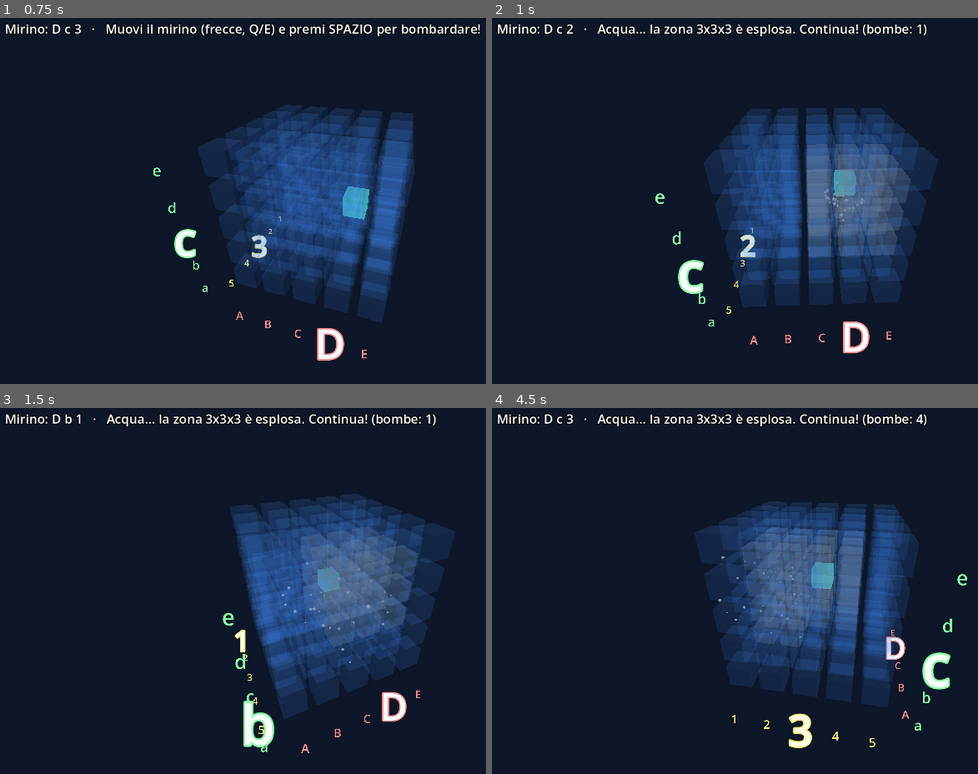
Above: before the commit, frames 1-4 (two rows, left to right).
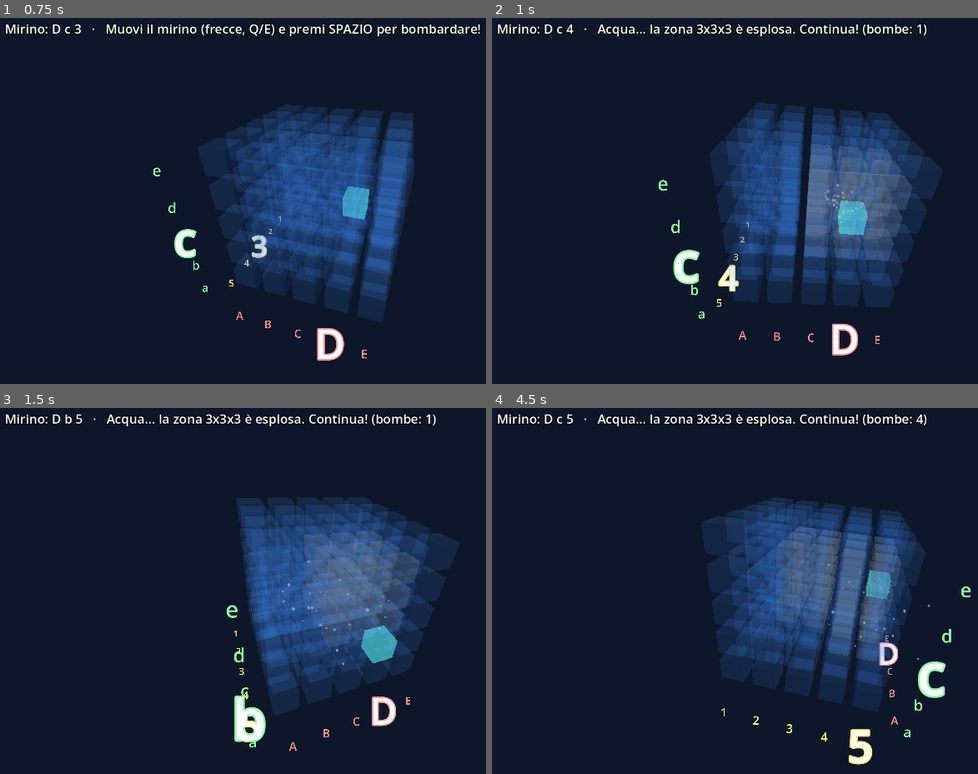
Above: after the commit, the same moments.

Repository: nicolaregge-pulse/corso-godot
Game: Godot game, scene res://main.tscn
The game is run twice, just before and just after one commit, with the same random seed, the same clock (stepped at 60 frames per second) and the same inputs.
Inputs (mouse positions are in pixels of both pictures, inside the frame that each line leads up to):
- Up to frame 1 (0.75 s): tap Enter at 0.5 s; move the mouse to (471, 179) at 0.52 s; hold Right from 0.53 s (still down); hold Shift from 0.53 s (still down)
- Up to frame 2 (1 s): keep holding Right; keep holding Shift; tap Space at 0.77 s; tap Q at 0.8 s
- Up to frame 3 (1.5 s): move the mouse to (194, 605) at 1.27 s; release Right at 1.28 s; release Shift at 1.28 s; hold Down from 1.28 s (still down); tap Q at 1.35 s
- Up to frame 4 (4.5 s): tap Space at 1.52, 3.02, 3.77 s; tap E at 1.55, 2.1, 3.8, 4.35 s; move the mouse to (885, 506) at 2.02 s; release Down at 2.03 s; hold Right 2.03-2.78 s; hold Shift 2.03-2.78 s; move the mouse to (783, 664) at 2.77 s; hold Up 2.78-3.53 s; tap Shift at 2.85 s; tap Q at 3.05 s; move the mouse to (outside the picture) at 3.52 s; hold Q 3.53-4.28 s; hold Left from 3.53 s (still down); move the mouse to (618, 532) at 4.27 s

Frame 1 is identical in both runs. In frame 2, 7.8% of the frame differs, in the area x 15-93%, y 1-93%; in frame 3, 6.7%; in frame 4, 9.5%, in the area x 15-99%, y 1-98%.

Commit message:
Battaglia 3D: schema comandi semplificato a 6 tasti + Shift
Solo 6 tasti di movimento: frecce (colonna/fila) + Q/A (profondità).
Tenendo SHIFT gli stessi 6 tasti girano il cubo invece di muovere il
mirino. Tolti A/D/W/S ed E. Mouse trascinato resta come extra.

Co-Authored-By: Claude Opus 4.8 <noreply@anthropic.com>
Claude-Session: https://claude.ai/code/session_01Vq5FU5TvjomBhpm5HhNzUc

Diff:
--- a/battaglia-navale-3d/main.gd
+++ b/battaglia-navale-3d/main.gd
@@ -12,11 +12,12 @@
 #    - Fila       = lettera minuscola  (a b c d e)
 #    - Profondità = NUMERO             (1 2 3 4 5)
 #
-#  COMANDI:
+#  COMANDI (solo 6 tasti di movimento + SHIFT):
 #    - FRECCE ← → ↑ ↓ = muovi il mirino (colonna e fila)
-#    - Q / E          = profondità (avanti / indietro)
+#    - Q / A          = muovi il mirino in profondità
+#    - SHIFT + quei tasti = girano il CUBO invece di muovere il mirino
+#    - MOUSE trascinato   = gira il cubo (in più, se vuoi)
 #    - SPAZIO         = lancia la bomba sulla cella del mirino
-#    - MOUSE trascinato = gira attorno al cubo (per vederlo in 3D)
 #    - INVIO          = rigioca
 # ============================================================
 
@@ -229,17 +230,22 @@
 
 # ---- Girare il cubo con i tasti A/D/W/S (in continuo) ----
 func _process(delta: float) -> void:
+	# Con SHIFT premuto, gli STESSI 6 tasti girano il cubo (invece del mirino).
+	if not Input.is_key_pressed(KEY_SHIFT):
+		return
 	var v := 1.3 * delta
-	# Gira il cubo con A/D/W/S, oppure tenendo SHIFT + le frecce.
-	var shift := Input.is_key_pressed(KEY_SHIFT)
-	if Input.is_key_pressed(KEY_A) or (shift and Input.is_key_pressed(KEY_LEFT)):
+	if Input.is_key_pressed(KEY_LEFT):
 		_perno_camera.rotation.y += v
-	if Input.is_key_pressed(KEY_D) or (shift and Input.is_key_pressed(KEY_RIGHT)):
+	if Input.is_key_pressed(KEY_RIGHT):
 		_perno_camera.rotation.y -= v
-	if Input.is_key_pressed(KEY_W) or (shift and Input.is_key_pressed(KEY_UP)):
-		_perno_camera.rotation.x = clamp(_perno_camera.rotation.x + v, -1.3, 1.3)
-	if Input.is_key_pressed(KEY_S) or (shift and Input.is_key_pressed(KEY_DOWN)):
-		_perno_camera.rotation.x = clamp(_perno_camera.rotation.x - v, -1.3, 1.3)
+	if Input.is_key_pressed(KEY_UP):
+		_perno_camera.rotation.x = clamp(_perno_camera.rotation.x + v, -1.4, 1.4)
+	if Input.is_key_pressed(KEY_DOWN):
+		_perno_camera.rotation.x = clamp(_perno_camera.rotation.x - v, -1.4, 1.4)
+	if Input.is_key_pressed(KEY_Q):
+		_perno_camera.rotation.z += v
+	if Input.is_key_pressed(KEY_A):
+		_perno_camera.rotation.z -= v
 
 
 # ---- Input: tastiera (mirino + spara + rigioca), mouse (gira) ----
@@ -251,17 +257,17 @@
 		return
 
 	if event is InputEventKey and event.pressed and not event.echo:
-		# con SHIFT premuto le frecce girano il cubo (gestito in _process),
+		# Con SHIFT questi 6 tasti girano il cubo (gestito in _process):
 		# quindi qui NON muovono il mirino.
-		if event.shift_pressed and event.keycode in [KEY_LEFT, KEY_RIGHT, KEY_UP, KEY_DOWN]:
+		if event.shift_pressed and event.keycode in [KEY_LEFT, KEY_RIGHT, KEY_UP, KEY_DOWN, KEY_Q, KEY_A]:
 			return
 		match event.keycode:
 			KEY_LEFT:  _muovi_cursore(Vector3i(-1, 0, 0))
 			KEY_RIGHT: _muovi_cursore(Vector3i(1, 0, 0))
 			KEY_UP:    _muovi_cursore(Vector3i(0, 1, 0))
 			KEY_DOWN:  _muovi_cursore(Vector3i(0, -1, 0))
-			KEY_Q:     _muovi_cursore(Vector3i(0, 0, -1))
-			KEY_E:     _muovi_cursore(Vector3i(0, 0, 1))
+			KEY_Q:     _muovi_cursore(Vector3i(0, 0, 1))
+			KEY_A:     _muovi_cursore(Vector3i(0, 0, -1))
 			KEY_SPACE:
 				if not _vinto:
 					_lancia_bomba(_cursore)
Not shown, changed: battaglia-navale-3d/README.md
